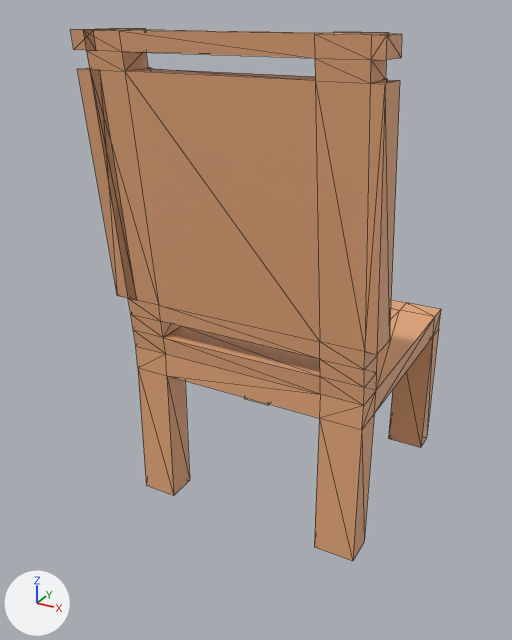
An edit to the glTF model assets/img/Asset_AR/Glb/kursi1.glb, drawn before and after from the same camera.
Rendered twice from a camera (50 mm lens) standing at (0.273, -1.215, 0.891) and looking at (-0.529, 0.242, 0.162). Every picture has the same lights, and +X, +Y and +Z are marked at lower left. Mesh edges are drawn as thin lines. Vertices at the same position are counted once.
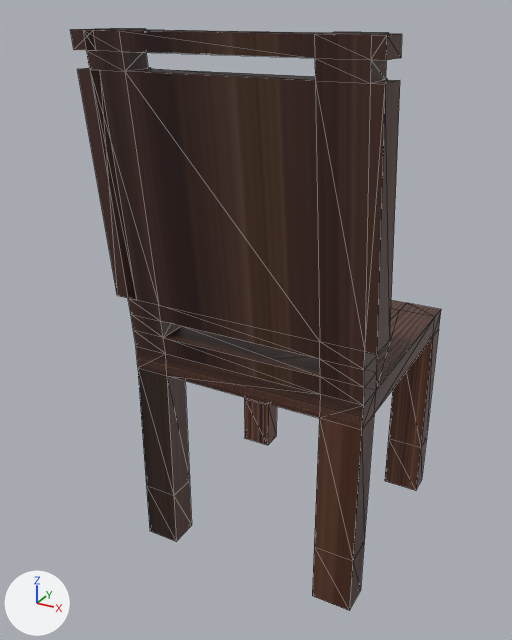
The newer file is also rescaled (x2.103), turned or shifted as a whole; pictures and numbers use the older file's frame.

Boxes (x1, y1, x2, y2) around the edits, measured in the pictures (512 x 640 px):
'Cube', reshaped (9% taller): before (70, 28, 441, 561); after (70, 28, 441, 611)
part 1 of me_cube, built on (brown): after (146, 399, 427, 611)
part 2 of me_cube, recoloured: (70, 28, 441, 561) in both

Patch to the scene script:
```diff
--- a/assets/img/Asset_AR/Glb/kursi1.glb.py
+++ b/assets/img/Asset_AR/Glb/kursi1.glb.py
@@ img_tekstur_kursi @@
+img_tekstur_kursi = load_image('tekstur kursi', '_unpacked/tekstur_kursi', 728, 451, 'sRGB')
@@ mat_material @@
+mat_material = principled_material('Material')
+mat_material.texture = img_tekstur_kursi
@@ me_cube @@
 # used by ob_cube; location = (-0.459, 0.342, 0.105); scale = (0.301, 0.301, -0.0301)
-me_cube.from_pydata(...)  # 152 vertices, 308 faces; spans x -1.1..1.1, y -1.3..1.0, z -24.9..13.6
+me_cube.from_pydata(...)  # 168 vertices, 340 faces; spans x -1.1..1.1, y -1.3..1.0, z -24.9..18.7
+# me_cube part 1
+# 8 faces are deleted
+# 16 new vertices lie (0.0, 0.0, 5.1) away from vertices in x -1.0..1.0, y -1.0..1.0, z 13.6
+# 40 new faces join them
+# me_cube part 2: 300 faces spanning x -1.1..1.1, y -1.3..1.0, z -24.9..13.6 switch from mat_material_001 (beige #e7a97b) to mat_material (picture img_tekstur_kursi)
```
